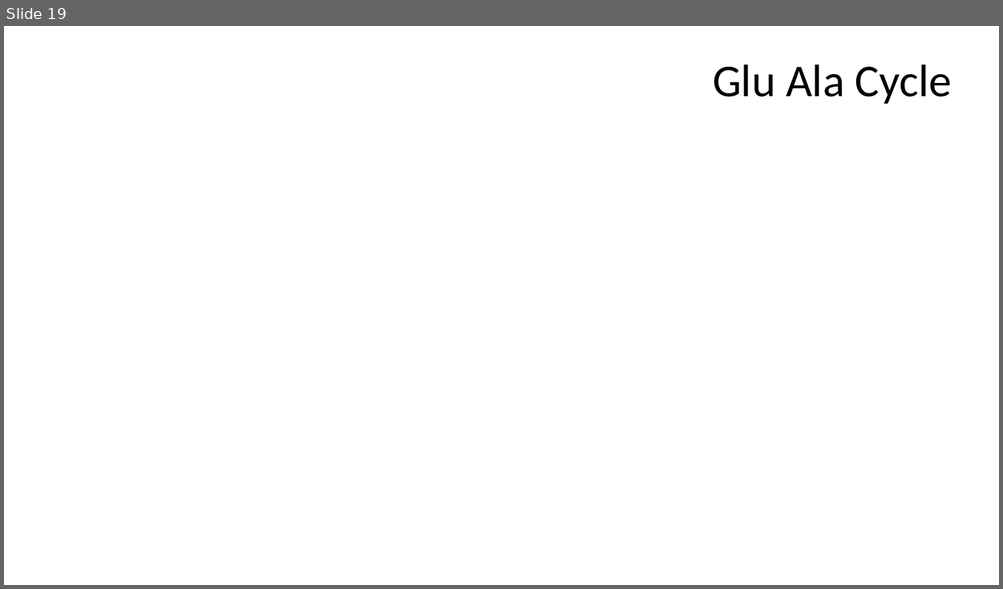
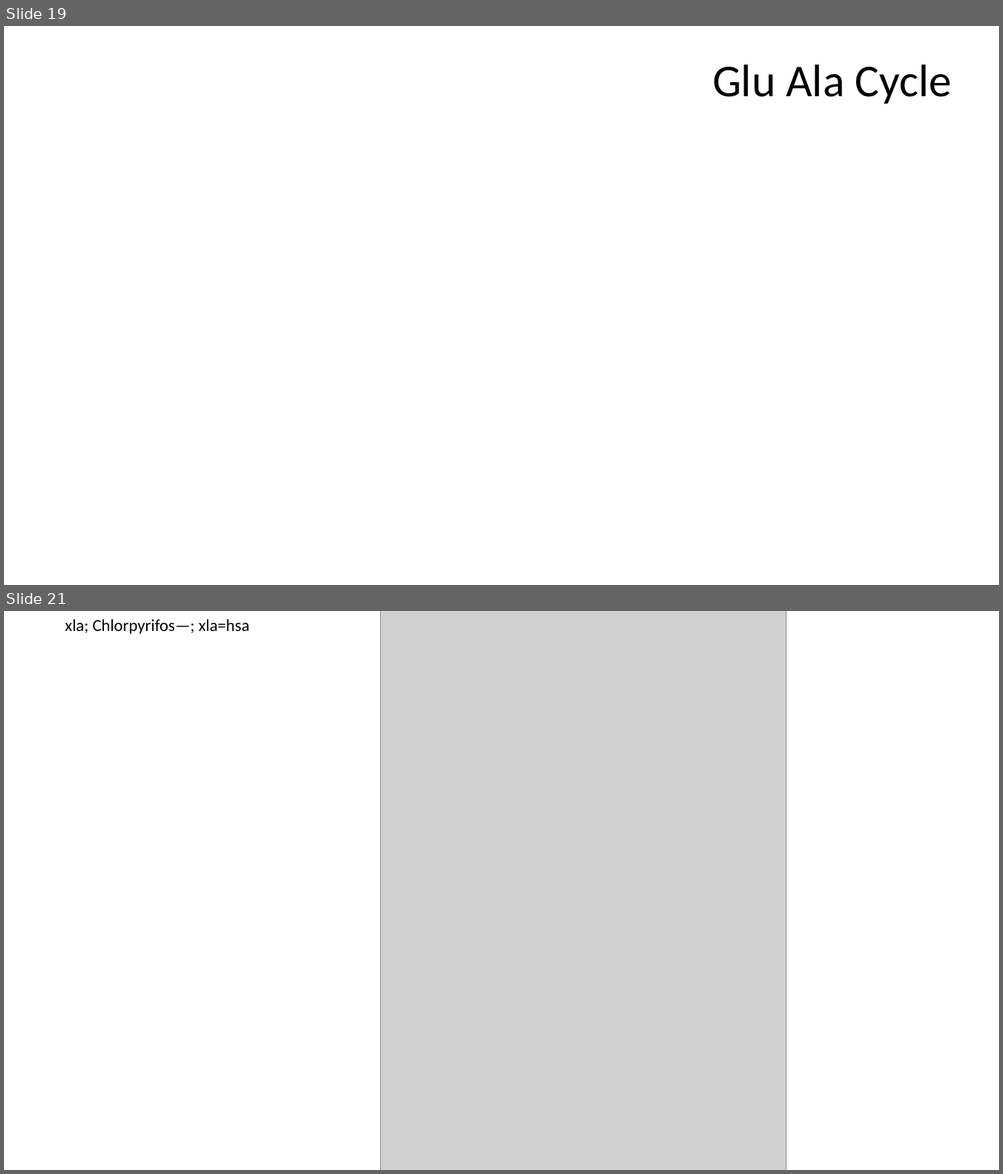
Before and after one commit to amphibian-exeff/vanmeter_salamander_exposures, a slide deck: pptx/vanmeter_salamander_exposures.pptx. Shown one above the other, each under a label of ours: slide 19 before the commit, slides 19 and 21 after it; the slides between them are not shown. The pictures are 1003x589 and 1003x1174 pixels, drawn with LibreOffice and Linux fonts; fonts in the diff are those of the drawing; grey boxes stand for pictures. Boxes give left, top, right and bottom in pixels: in the first picture for what was removed or moved away, otherwise in the second. Text is boxed around its words. In the diff, an @@ line names an element or a change of style, - is before the commit and + after.

```diff
--- a/pptx/vanmeter_salamander_exposures.pptx
+++ b/pptx/vanmeter_salamander_exposures.pptx
@@ slide 21 added at <box>4,611,999,1170</box>, background #FFFFFF @@
@@ title added at <box>65,619,250,634</box>, 16.2 pt, text #000000 @@
+xla; Chlorpyrifos—; xla=hsa
@@ picture added at <box>380,611,786,1170</box> @@
```
Also in this commit, not shown: 9 other slides added, 10 other files.
